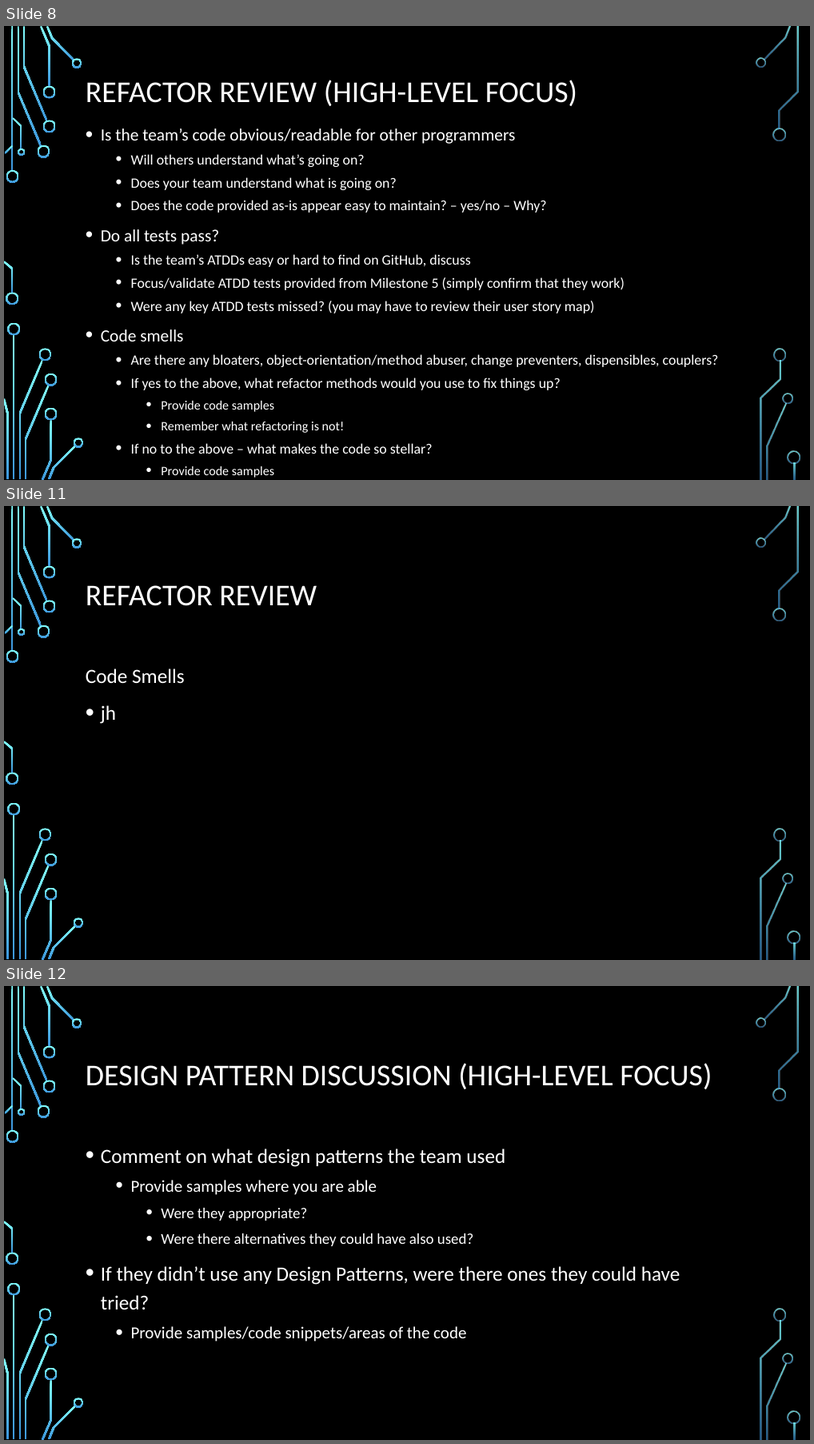
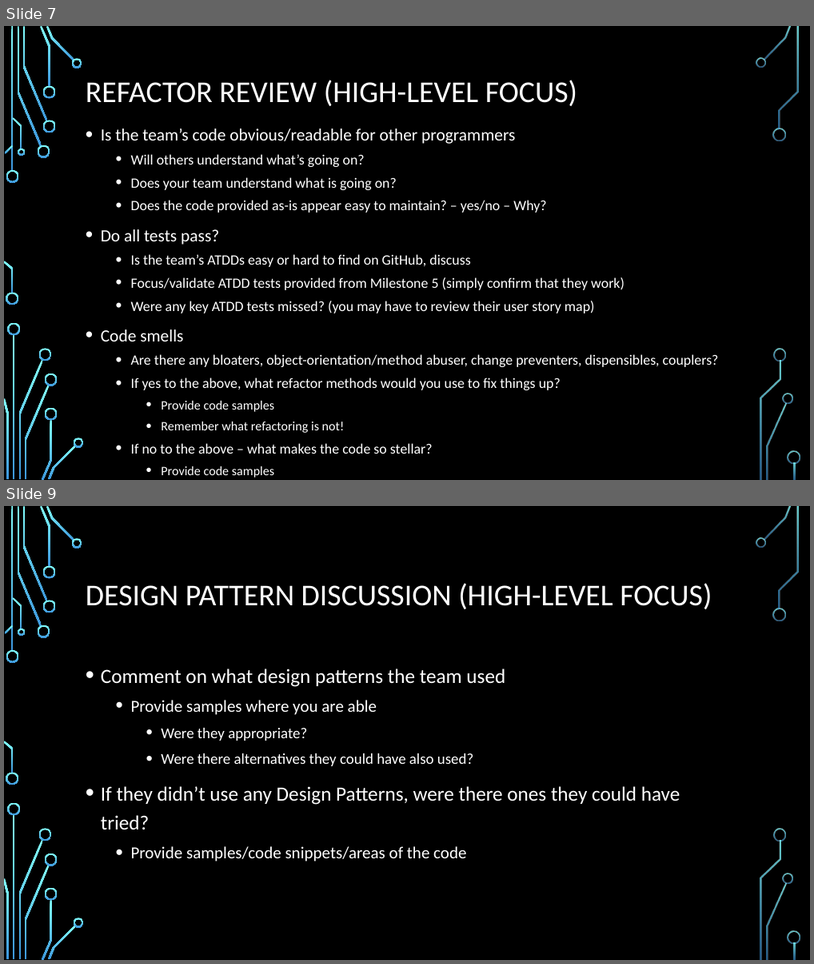
Before and after one commit to ureginastudent/PROJECT, a slide deck: Milestone 7/ENSE 470 Milestone 7.pptx. Shown one above the other, each under a label of ours: slides 8, 11 and 12 before the commit, slides 7 and 9 after it; the slides between them are not shown. The pictures are 814x1444 and 814x964 pixels, drawn with LibreOffice and Linux fonts; fonts in the diff are those of the drawing; background and template pictures are left out. Boxes give left, top, right and bottom in pixels: in the first picture for what was removed or moved away, otherwise in the second. Text is boxed around its words. In the diff, an @@ line names an element or a change of style, - is before the commit and + after.

```diff
--- a/Milestone 7/ENSE 470 Milestone 7.pptx
+++ b/Milestone 7/ENSE 470 Milestone 7.pptx
@@ slide 11 removed at (x1=4, y1=506, x2=810, y2=960), background picture (left out); not listed: 36 template elements that a slide beside it also shows @@
@@ title removed at (x1=86, y1=585, x2=317, y2=606) @@
-REFACTOR REVIEW
@@ text removed at (x1=86, y1=668, x2=185, y2=724) @@
-Code Smells
-• jh
@@ what was slide 8 is now slide 7 @@
@@ what was slide 12 is now slide 9 @@
```
Also in this commit, not shown: 2 slides changed, 2 slides added, 5 other slides removed.
